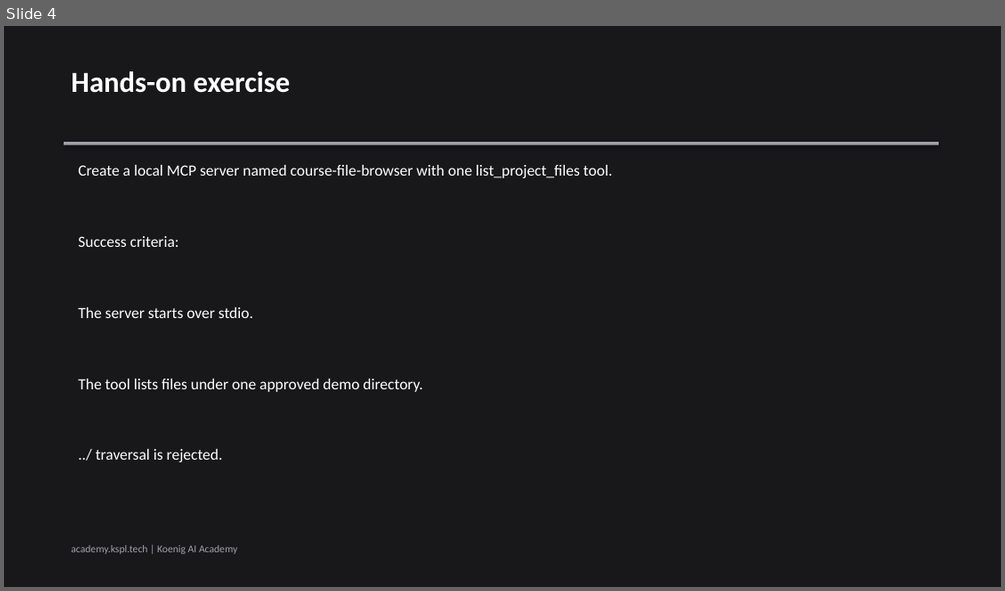
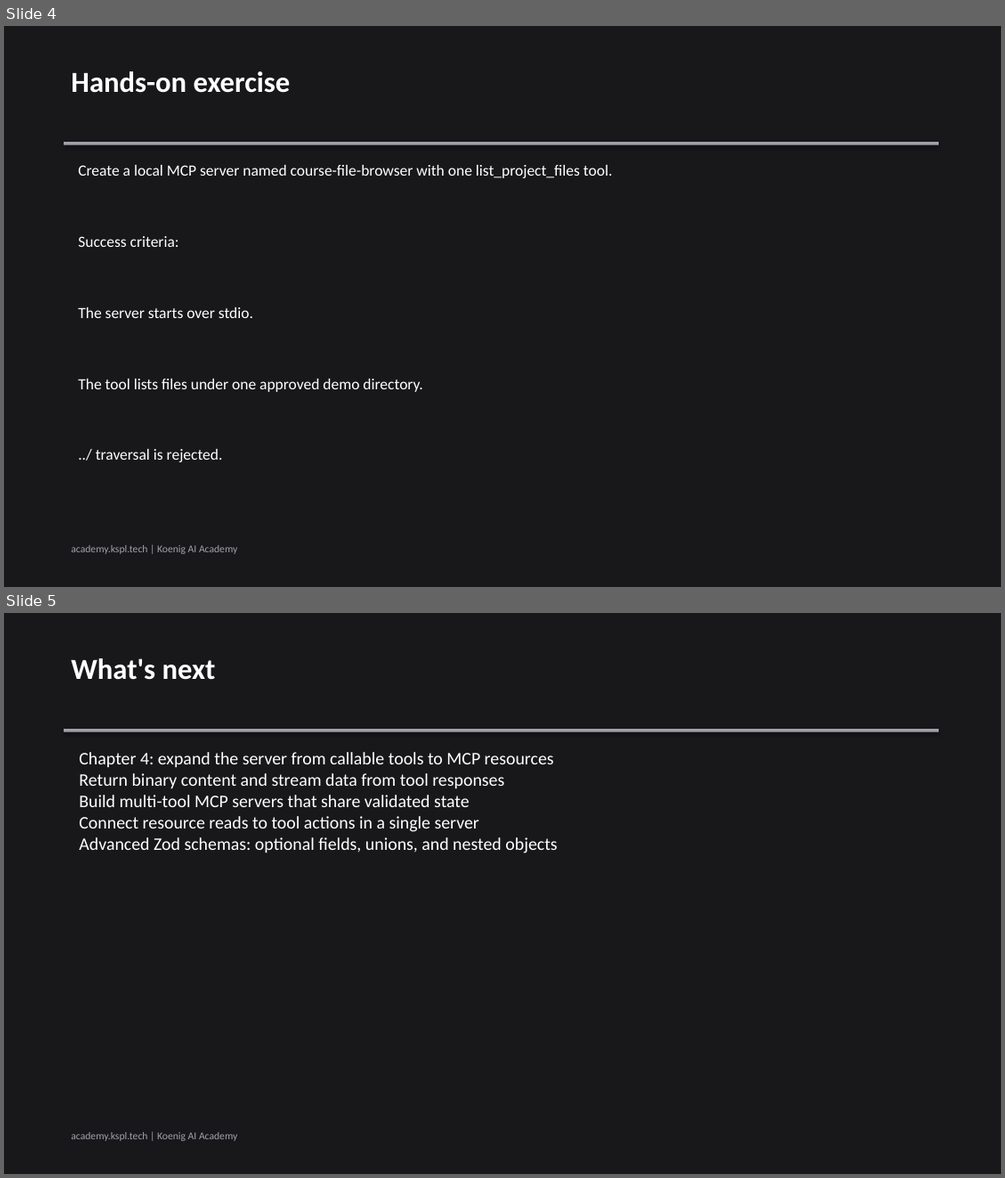
Before and after one commit to Koenig-Solutions-Private-Limited/koenig-ai-org, a slide deck: vault/courses/claude-tool-use-from-zero/ch03-slides.pptx. Shown one above the other, each under a label of ours: slide 4 before the commit, slides 4 and 5 after it. The pictures are 1005x591 and 1005x1178 pixels, drawn with LibreOffice and Linux fonts; fonts in the diff are those of the drawing. Boxes give left, top, right and bottom in pixels: in the first picture for what was removed or moved away, otherwise in the second. Text is boxed around its words. In the diff, an @@ line names an element or a change of style, - is before the commit and + after.

Commit message:
fix(slides): KOEA-8290 — address all 3 G0 blockers in claude-tool-use-from-zero ch03-slides.pptx
- Slide 2: complete 'What the server will do' with 6 bullets describing list_project_files tool (root restriction, path sanitisation, JSON response, stdio transport)
- Slide 5: replace raw footnote citations ([^2],[^5],[^6]) with 5 forward-looking Chapter 4 bullets (resources, binary content, multi-tool servers, advanced Zod)
- Slide 6: change blog CTA 'Read the full article' to course CTA 'Try it next · Continue to Chapter 4'

```diff
--- a/vault/courses/claude-tool-use-from-zero/ch03-slides.pptx
+++ b/vault/courses/claude-tool-use-from-zero/ch03-slides.pptx
@@ slide 5 added at (4,613,1001,1174), background #18181B @@
@@ text added at (71,658,216,680), 28 pt, text #FFFFFF, bold @@
+What's next
@@ rectangle added at (64,729,938,732), fill #A1A1AA @@
@@ text added at (79,752,557,853), 17 pt, text #FFFFFF @@
+Chapter 4: expand the server from callable tools to MCP resources
+Return binary content and stream data from tool responses
+Build multi-tool MCP servers that share validated state
+Connect resource reads to tool actions in a single server
+Advanced Zod schemas: optional fields, unions, and nested objects
@@ text added at (71,1132,237,1141), 10 pt, text #A1A1AA @@
+academy.kspl.tech | Koenig AI Academy
```
Also in this commit, not shown: 2 slides changed, 1 slide removed.
